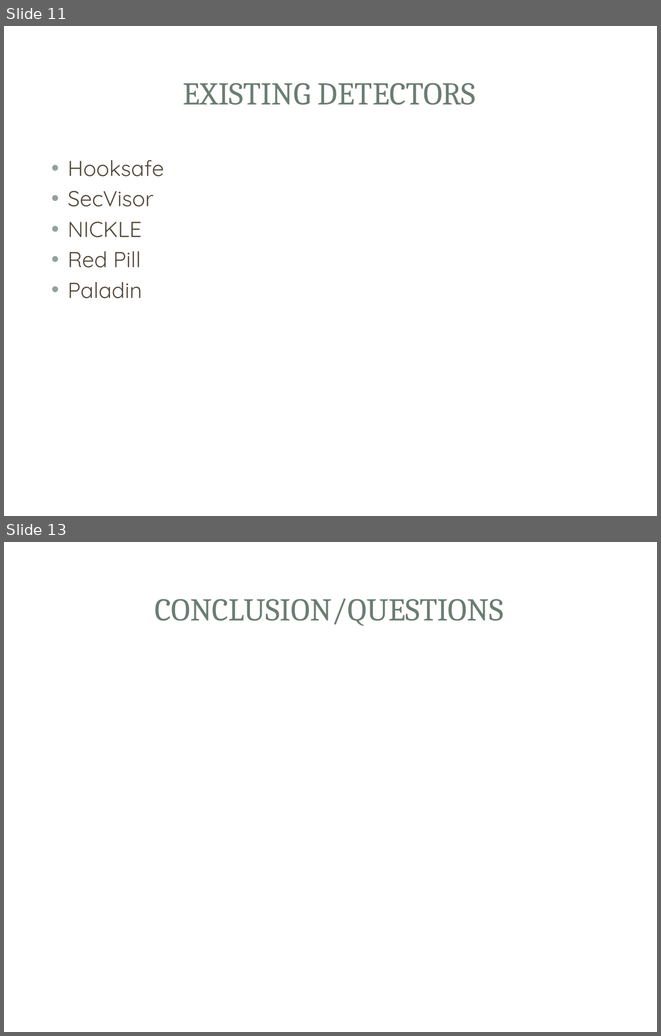
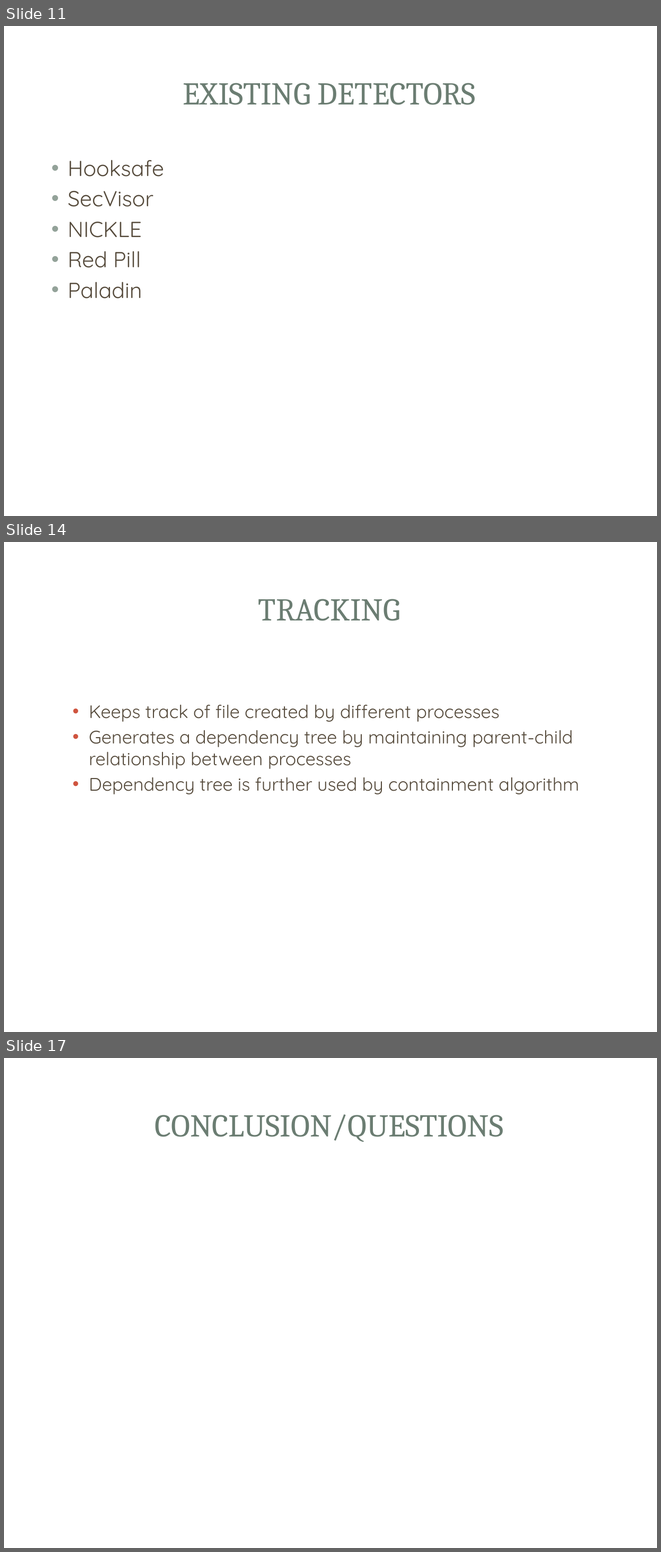
Before and after one commit to mjmalkowski11023/Computer-Security-2013, a slide deck: VMBR_Presentation.pptx. Shown one above the other, each under a label of ours: slides 11 and 13 before the commit, slides 11, 14 and 17 after it; the slides between them are not shown. The pictures are 661x1036 and 661x1552 pixels, drawn with LibreOffice and Linux fonts; fonts in the diff are those of the drawing; background and template pictures are left out. Boxes give left, top, right and bottom in pixels: in the first picture for what was removed or moved away, otherwise in the second. Text is boxed around its words. In the diff, an @@ line names an element or a change of style, - is before the commit and + after.

```diff
--- a/VMBR_Presentation.pptx
+++ b/VMBR_Presentation.pptx
@@ slide 14 added at box(4, 542, 657, 1032), background picture (left out); not listed: 3 template elements that a slide beside it also shows @@
@@ title added at box(258, 599, 400, 621), 35 pt, text #6B7D72 @@
+TRACKING
@@ text added at box(89, 704, 579, 794), 20 pt, text #564B3C @@
+  • Keeps track of file created by different processes
+  • Generates a dependency tree by maintaining parent-child relationship between processes
+  • Dependency tree is further used by containment algorithm
@@ what was slide 13 is now slide 17 @@
```
Also in this commit, not shown: 1 slide changed, 3 other slides added.
